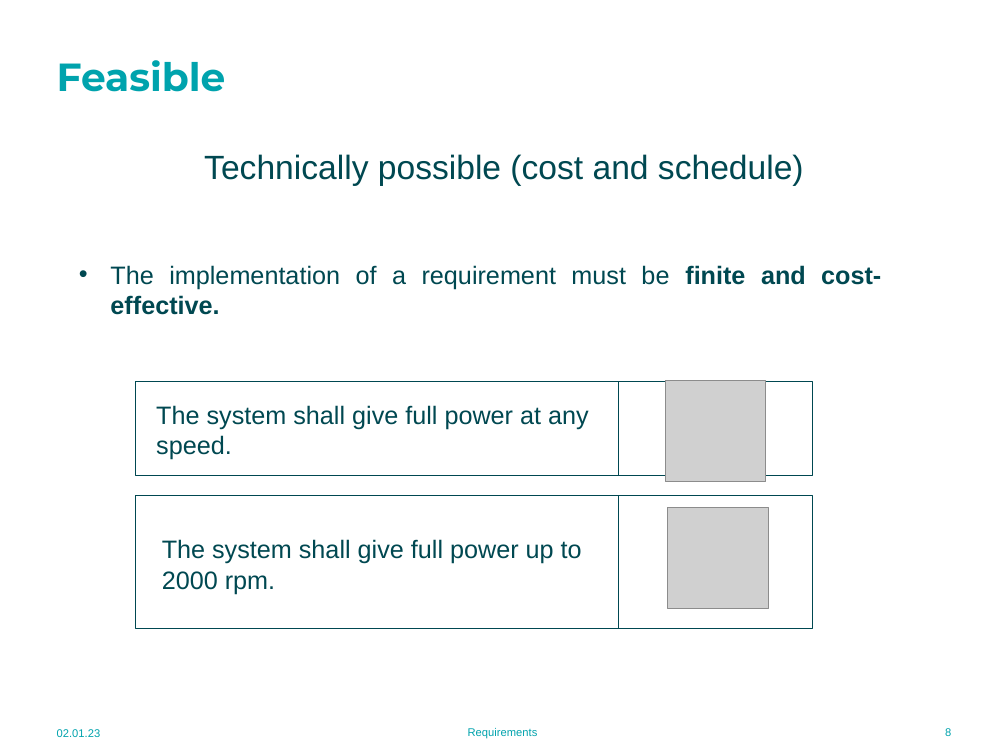
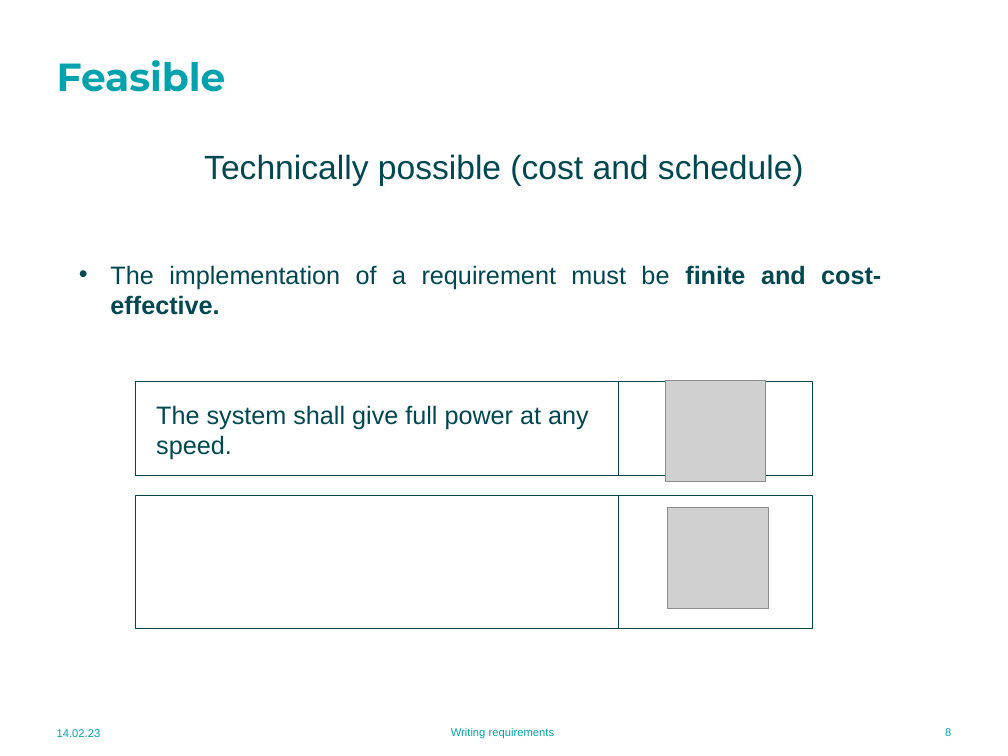
Before and after one commit to MU-MATHWORKS/MODEL-BASED-LIFE-CYCLE-WITH-MATLAB-SIMULINK, a slide deck: slide 8 of 2. Requirements/2.2 Writing requirements.pptx. Drawn at 1008x756 pixels with LibreOffice and Linux fonts; fonts in the diff are those of the drawing; grey boxes stand for pictures; background and template pictures are left out. Boxes give left, top, right and bottom in pixels: in the first picture for what was removed or moved away, otherwise in the second. Text is boxed around its words. In the diff, an @@ line names an element or a change of style, - is before the commit and + after.

Commit message:
Requirements module resources updated. Detailed exercise statement added in ppt and mlx formats.

```diff
--- a/2. Requirements/2.2 Writing requirements.pptx
+++ b/2. Requirements/2.2 Writing requirements.pptx
@@ text removed at (x1=162, y1=539, x2=582, y2=594) @@
-The system shall give full power up to 2000 rpm.
@@ text at (x1=57, y1=729, x2=101, y2=737): text changed @@
-02.01.23
+14.02.23
@@ text at (x1=451, y1=728, x2=555, y2=739): text changed @@
-Requirements
+Writing requirements
```
Also in this commit, not shown: 19 other slides changed, 2 other files.
